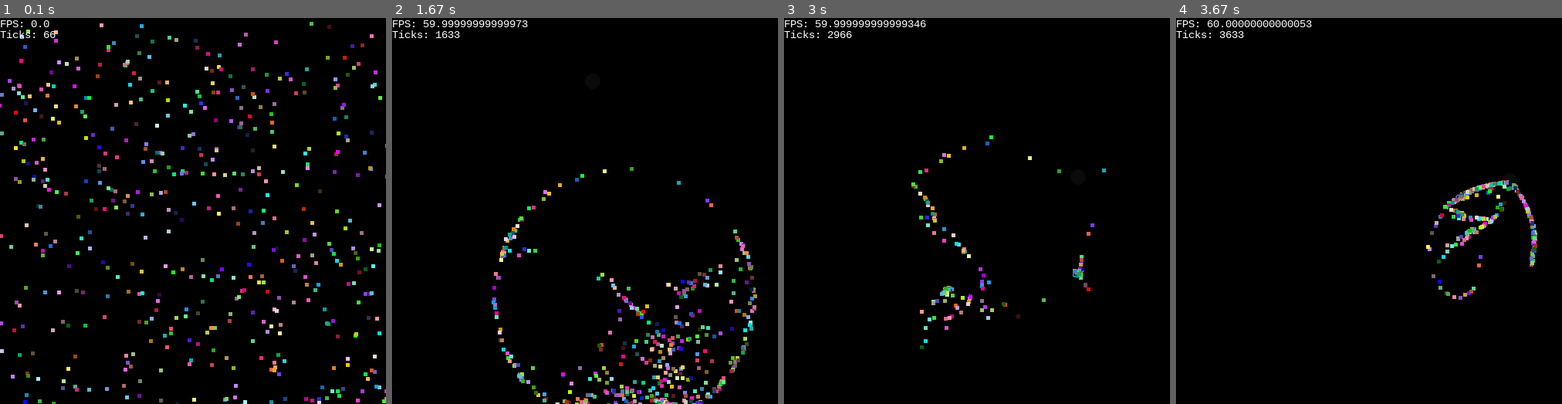
Above: before the commit, frames 1-4 (left to right).
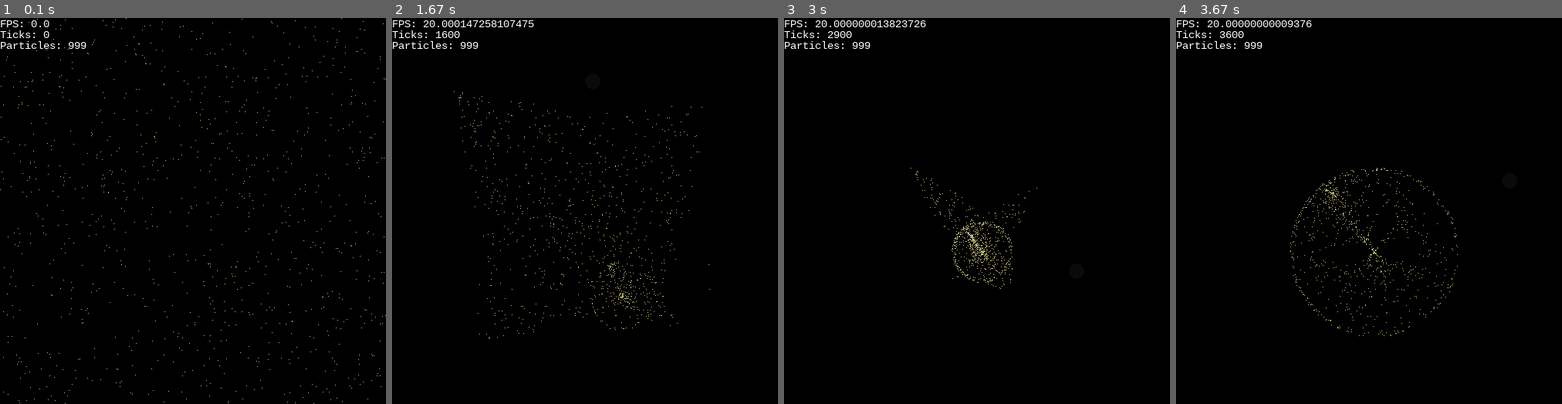
Above: after the commit, the same moments.

Repository: DeaSTL/pygame-OO
Game: pygame game, started from main.py
The game is run twice, just before and just after one commit, with the same random seed, the same clock (stepped at 60 frames per second) and the same inputs.
Inputs (mouse positions are in pixels of both pictures, inside the frame that each line leads up to):
- Up to frame 1 (0.1 s): no input
- Up to frame 2 (1.67 s): click (585, 211) at 0.38 s; click (623, 295) at 0.72 s; click (642, 75) at 1.08 s; click (592, 79) at 1.58 s
- Up to frame 3 (3 s): click (980, 253) at 1.92 s; click (1077, 272) at 2.42 s; click (1077, 176) at 2.98 s
- Up to frame 4 (3.67 s): click (1507, 180) at 3.32 s

The runs differ from the first frame. In frame 1, 5.3% of the frame differs, in the area x 0-100%, y 0-100%; in frame 2, 4.0%; in frame 3, 1.6%; in frame 4, 1.9%.

Commit message:
Modified mouse attraction

Diff:
--- a/main.py
+++ b/main.py
@@ -16,14 +16,17 @@
 	def onMouseClick(self,x,y,button):
 		self.moveToPoint(x,y)
 	def onStart(self):
-		self.createParticles()
+		global particle_array
+		particle_array = self.createParticles()
 		self.drawParticles()
 	def onExecute(self):
+		global particle_array
 		self.drawMouseRange()
 		self.drawParticles()
 		self.applyForce()
 		self.checkCollision()
 		self.drawText("FPS: "+str(self.clock.get_fps()),0,0,(255,255,255))
 		self.drawText("Ticks: "+str(self.ticks),0,14,(255,255,255))
+		self.drawText("Particles: "+str(len(particle_array)),0,28,(255,255,255))
 
-main(500,500,60).start()
+main(500,500,20).start()
--- a/particle.py
+++ b/particle.py
@@ -12,9 +12,7 @@
 		self.partX = self.partPosition[0]
 		self.partY = self.partPosition[1]
 
-		self.color = (random.randrange(1,255),
-			random.randrange(1,255),
-			random.randrange(1,255))
+		self.color = (193, 189, 129)
 	def setPosition(self,position):
 		self.partPosition = position
 	def setPositionX(self,positionX):
--- a/particleMechanics.py
+++ b/particleMechanics.py
@@ -5,11 +5,12 @@
 particle_array = []
 class mechanics(object):
 	def createParticles(self):
-		for i in range(1,500):
+		for i in range(1,1000):
 			global particle_array
 			rand_pos = (random.randrange(0,self.getWindowWidth()),
 				random.randrange(0,self.getWindowHeight()))
 			particle_array.append(particle.sand(rand_pos))
+		return particle_array
 	def reCreateParticles(self):
 		global particle_array
 		particle_array = []
@@ -18,7 +19,7 @@
 	def drawParticles(self):
 		global particle_array
 		for pos in particle_array:
-			self.pygame.draw.rect(self.display,pos.color,(pos.getPosition()[0],pos.getPosition()[1],5,5),0)
+			self.pygame.draw.rect(self.display,pos.color,(pos.getPosition()[0],pos.getPosition()[1],1,1),0)
 	def applyForce(self):
 		global particle_array
 		for part in particle_array:
@@ -39,11 +40,12 @@
 			if part.getPositionY() < 0:
 				part.setSpeed(-part.getSpeed())
 				part.setAngle(part.getAngle()+90)
-			if ma.distance(part.getPositionX(),part.getPositionY(),mouse_pos[0],mouse_pos[1]) < 10:
-				part.setSpeed(0)
-				self.pullToPoint(mouse_pos[0],mouse_pos[1])
-			elif not ma.distance(part.getPositionX(),part.getPositionY(),mouse_pos[0],mouse_pos[1]) < 50:
-				part.setSpeed(5)
+			if self.pygame.mouse.get_focused():
+				if ma.distance(part.getPositionX(),part.getPositionY(),mouse_pos[0],mouse_pos[1]) < 10:
+					part.setSpeed(0)
+					self.pullToPoint(mouse_pos[0],mouse_pos[1])
+				elif not ma.distance(part.getPositionX(),part.getPositionY(),mouse_pos[0],mouse_pos[1]) < 50:
+					part.setSpeed(5)
 
 
 	def pullToPoint(self,x,y):
@@ -53,4 +55,5 @@
 		for part in particle_array:
 			part.setPosition((x,y))
 	def drawMouseRange(self):
-		self.pygame.draw.circle(self.display,(10,10,10),self.pygame.mouse.get_pos(),10,0)
+		if self.pygame.mouse.get_focused():
+			self.pygame.draw.circle(self.display,(10,10,10),self.pygame.mouse.get_pos(),10,0)
Not shown, changed: particle.pyc
Not shown, changed: particleMechanics.pyc
